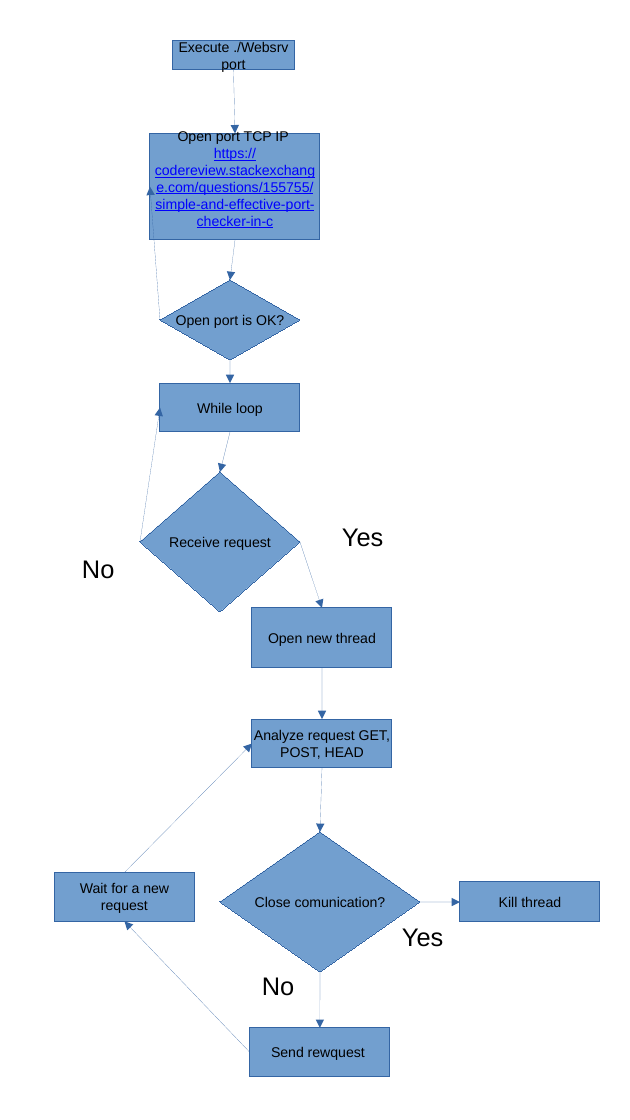
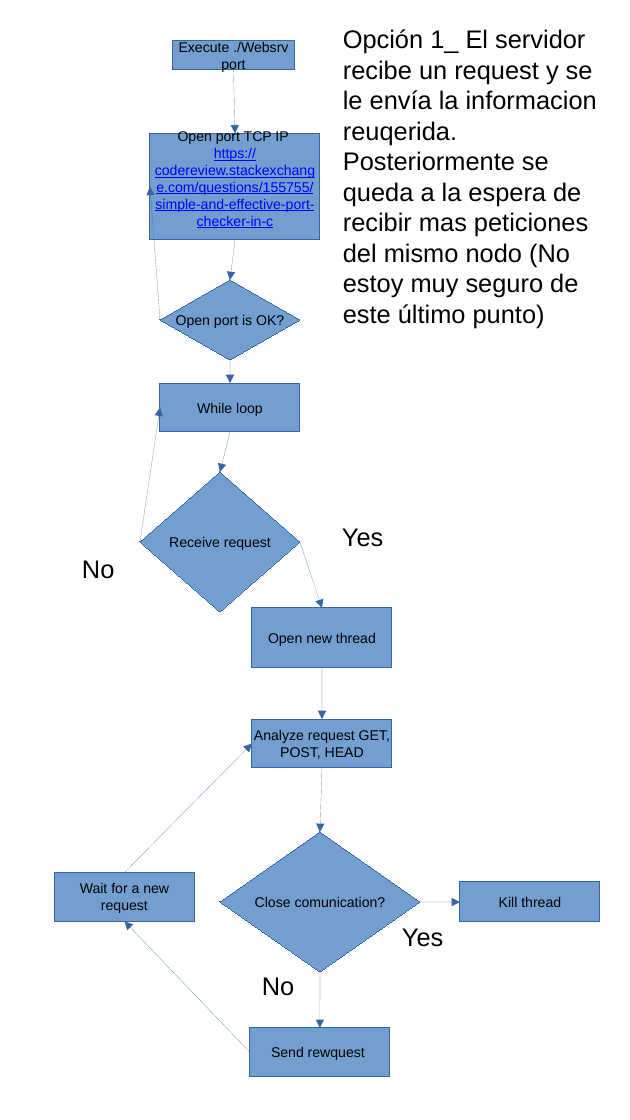
Before and after one commit to ErnestoAvedillo/Webserv, a slide deck: slide 1 of Resources/Diagramm.pptx. Drawn at 630x1120 pixels with LibreOffice and Linux fonts; fonts in the diff are those of the drawing. Boxes give left, top, right and bottom in pixels: in the first picture for what was removed or moved away, otherwise in the second. Text is boxed around its words. In the diff, an @@ line names an element or a change of style, - is before the commit and + after.

```diff
--- a/Resources/Diagramm.pptx
+++ b/Resources/Diagramm.pptx
@@ text added at bbox=[343, 29, 597, 324], 18 pt, text #000000 @@
+Opción 1_ El servidor recibe un request y se le envía la informacion reuqerida.
+Posteriormente se queda a la espera de recibir mas peticiones del mismo nodo (No estoy muy seguro de este último punto)
```
Also in this commit, not shown: 1 slide added.
